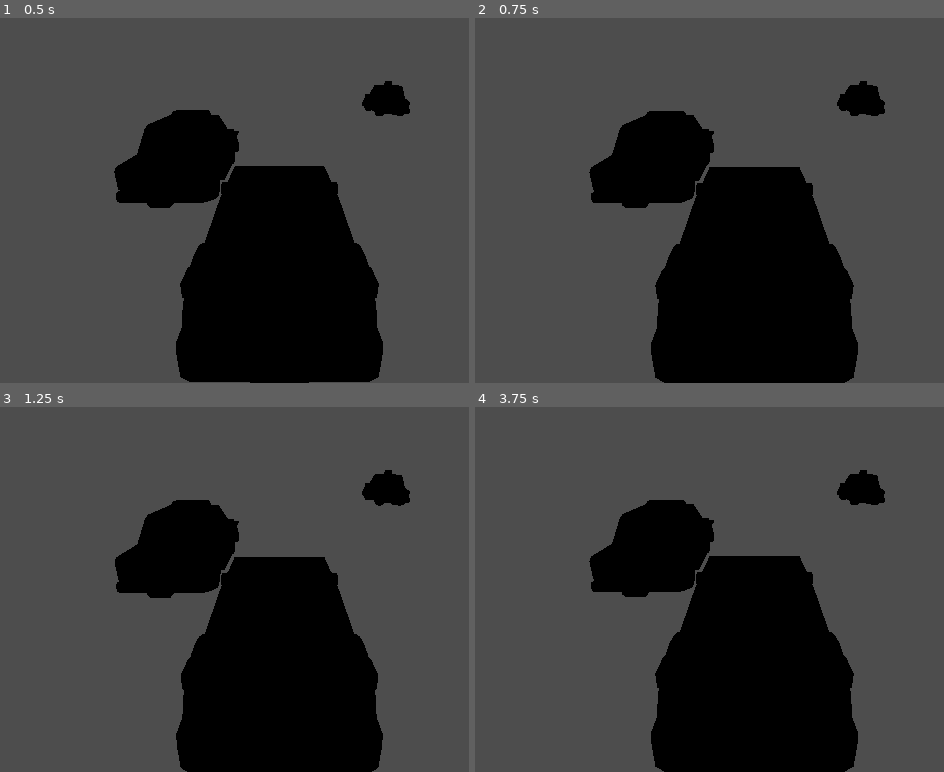
Above: before the commit, frames 1-4 (two rows, left to right).
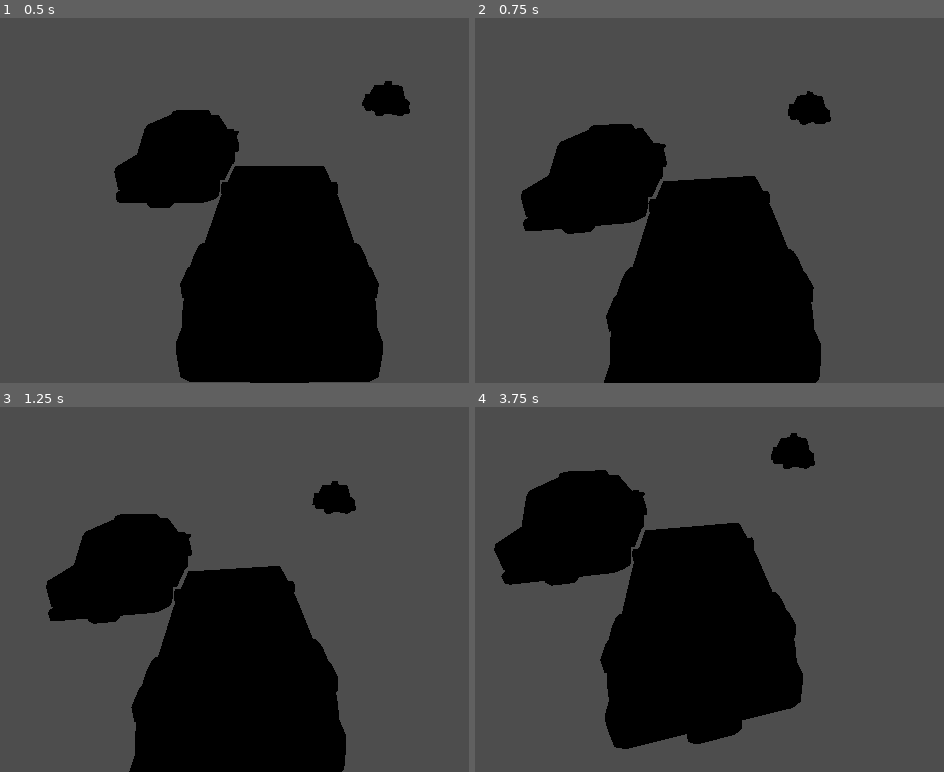
Above: after the commit, the same moments.

Repository: roverem/outrun
Game: Godot game, scene res://game.tscn
Same seed, same stepped clock (60 frames per second), same inputs: the game is played once before the commit and once after it.
Inputs (mouse positions are in pixels of both pictures, inside the frame that each line leads up to):
- Up to frame 1 (0.5 s): no input
- Up to frame 2 (0.75 s): tap Enter at 0.5 s; move the mouse to (929, 134) at 0.52 s; click (929, 134) at 0.67 s
- Up to frame 3 (1.25 s): no input
- Up to frame 4 (3.75 s): move the mouse to (596, 571) at 1.27 s; click (596, 571) at 1.42 s; tap Space at 2 s; move the mouse to (836, 447) at 2.02 s; click (836, 447) at 2.17 s; tap Enter at 2.75 s; move the mouse to (714, 636) at 2.77 s; click (714, 636) at 2.92 s; move the mouse to (outside the picture) at 3.52 s; click (outside the picture) at 3.67 s

Frame 1 is identical in both runs. In frame 2, 17% of the frame differs, in the area x 9-88%, y 17-100%; in frame 3, 17%; in frame 4, 24%, in the area x 4-88%, y 7-100%.

Commit message:
camera look

Diff:
--- a/game.gd
+++ b/game.gd
@@ -4,11 +4,45 @@
 @export var amplitude: float = 0.2  # distancia máxima hacia adelante/atrás
 @export var speed: float = 0.3      # velocidad de oscilación
 
+var angle_range:float = 15.0
 var base_position: Vector3
+var base_rotation: Vector3
 
 func _ready() -> void:
 	base_position = camera_3d.position  # guarda la posición inicial
+	base_rotation = camera_3d.rotation
 
 func _process(delta: float) -> void:
 	# Movimiento oscilante en el eje Z
 	camera_3d.position.y = base_position.y + sin(Time.get_ticks_msec() / 1000.0 * speed) * amplitude
+	var mouse_pos = get_viewport().get_mouse_position()
+	var viewport_size = get_viewport().get_visible_rect().size
+
+	var center = viewport_size / 2
+
+	var x_dist = center.x - mouse_pos.x;
+	var y_dist = center.y - mouse_pos.y;
+
+	var camera_x_rate = x_dist / center.x;
+	var camera_y_rate = y_dist / center.y;
+
+	print(camera_x_rate, camera_y_rate)
+
+	if mouse_pos.x > center.x:
+		print("Mouse a la DERECHA de la pantalla", x_dist , y_dist)
+	else:
+		print("Mouse a la IZQUIERDA de la pantalla", x_dist, y_dist)
+	camera_3d.rotation.x = clamp(base_rotation.x + camera_y_rate * 0.4, -1, 0.2)
+	camera_3d.rotation.y = clamp(base_rotation.y + camera_x_rate * 0.4, -3.6, -3)
+
+	print(camera_3d.rotation)
+
+
+
+
+func _unhandled_input(event):
+	if event is InputEventMouseButton and event.pressed:
+		var mouse_pos = event.position
+		var from = camera_3d.project_ray_origin(mouse_pos)
+		var to = from + camera_3d.project_ray_normal(mouse_pos) * 1000.0
+		print("Ray from:", from, "to:", to);
